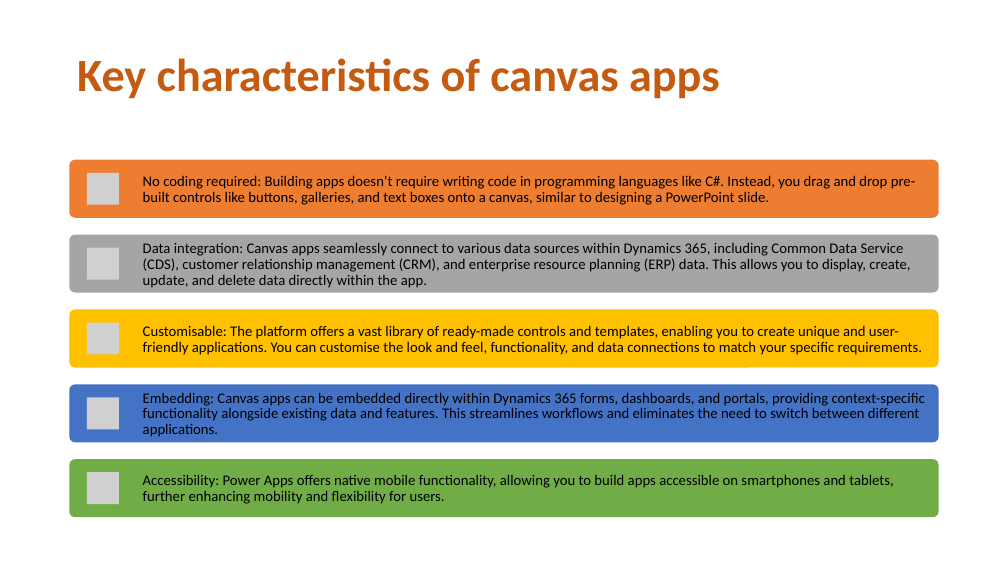
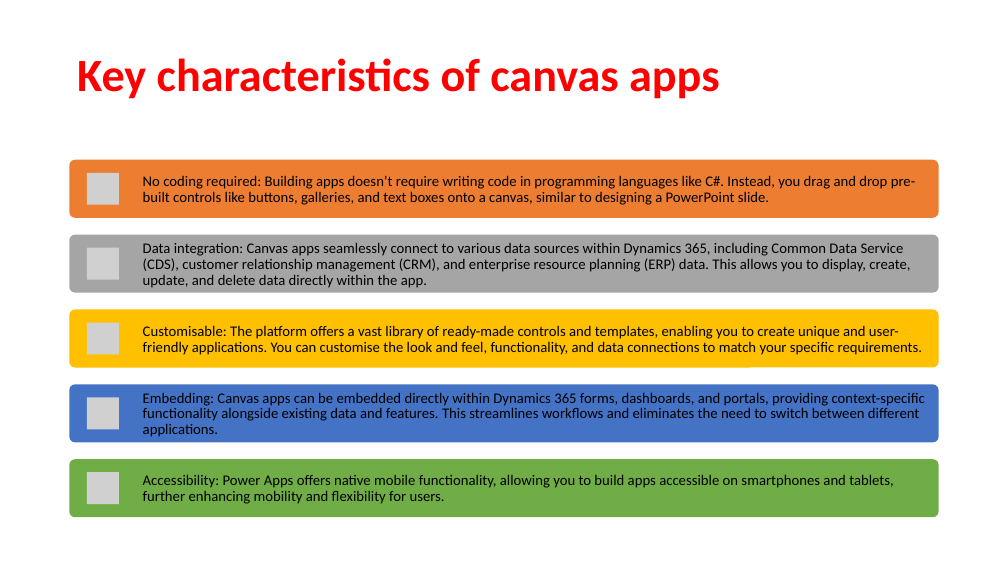
Before and after one commit to raagaraam/PowerApps, a slide deck: slide 14 of POWER APPS.pptx (slide 21 before the commit). Drawn at 1008x567 pixels with LibreOffice and Linux fonts; fonts in the diff are those of the drawing; grey boxes stand for pictures. Boxes give left, top, right and bottom in pixels: in the first picture for what was removed or moved away, otherwise in the second. Text is boxed around its words. In the diff, an @@ line names an element or a change of style, - is before the commit and + after.

```diff
--- a/POWER APPS.pptx
+++ b/POWER APPS.pptx
@@ title "Key characteristics of canvas apps" at <box>77,58,719,99</box>: text colour #C55A11 to #FF0000 @@
```
Also in this commit, not shown: 10 other slides changed, 59 slides added, 6 slides removed.
